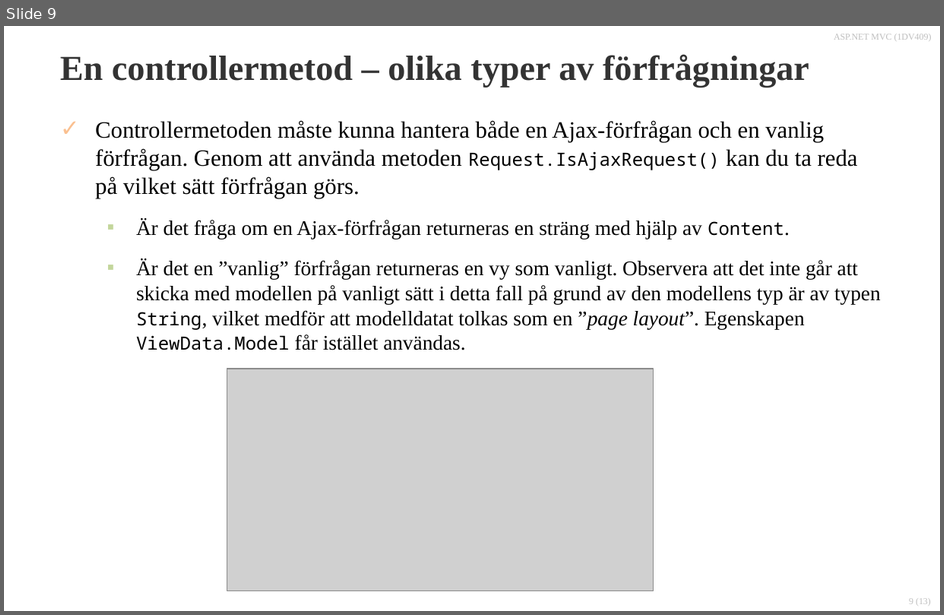
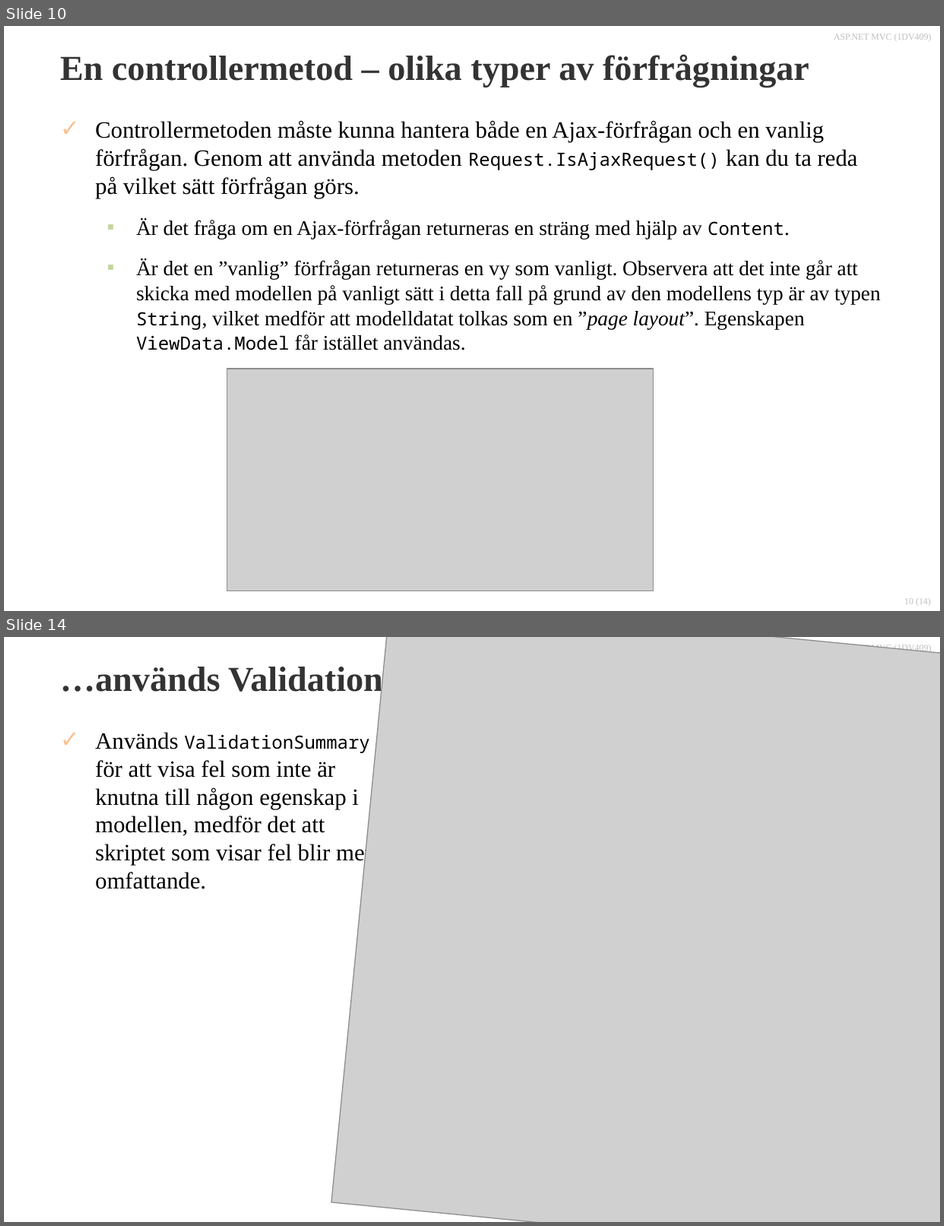
Before and after one commit to 1dv409/kursmaterial, a slide deck: Presentationsmaterial/Dokument/1.7 Unobtrusive Ajax.pptx. Shown one above the other, each under a label of ours: slide 9 before the commit, slides 10 and 14 after it; the slides between them are not shown. The pictures are 944x615 and 944x1226 pixels, drawn with LibreOffice and Linux fonts; fonts in the diff are those of the drawing; grey boxes stand for pictures; background and template pictures are left out. Boxes give left, top, right and bottom in pixels: in the first picture for what was removed or moved away, otherwise in the second. Text is boxed around its words. In the diff, an @@ line names an element or a change of style, - is before the commit and + after.

```diff
--- a/Presentationsmaterial/Dokument/1.7 Unobtrusive Ajax.pptx
+++ b/Presentationsmaterial/Dokument/1.7 Unobtrusive Ajax.pptx
@@ slide 14 added at (4,637,940,1222), background #FFFFFF; not listed: 2 template elements that a slide beside it also shows @@
@@ picture added at (332,637,940,1222) @@
@@ title added at (60,664,531,698), 27 pt, text #333333, bold @@
+…används ValidationSummary så blir det komplexare
@@ text added at (95,732,373,889), 18 pt, text #000000 @@
+✓ Används ValidationSummary för att visa fel som inte är knutna till någon egenskap i modellen, medför det att skriptet som visar fel blir mer omfattande.
@@ what was slide 9 is now slide 10 @@
@@ page number at (905,599,931,606): text changed @@
-9 (13)
+10 (14)
```
Also in this commit, not shown: 1 slide changed, 3 other slides added, 14 other files.
